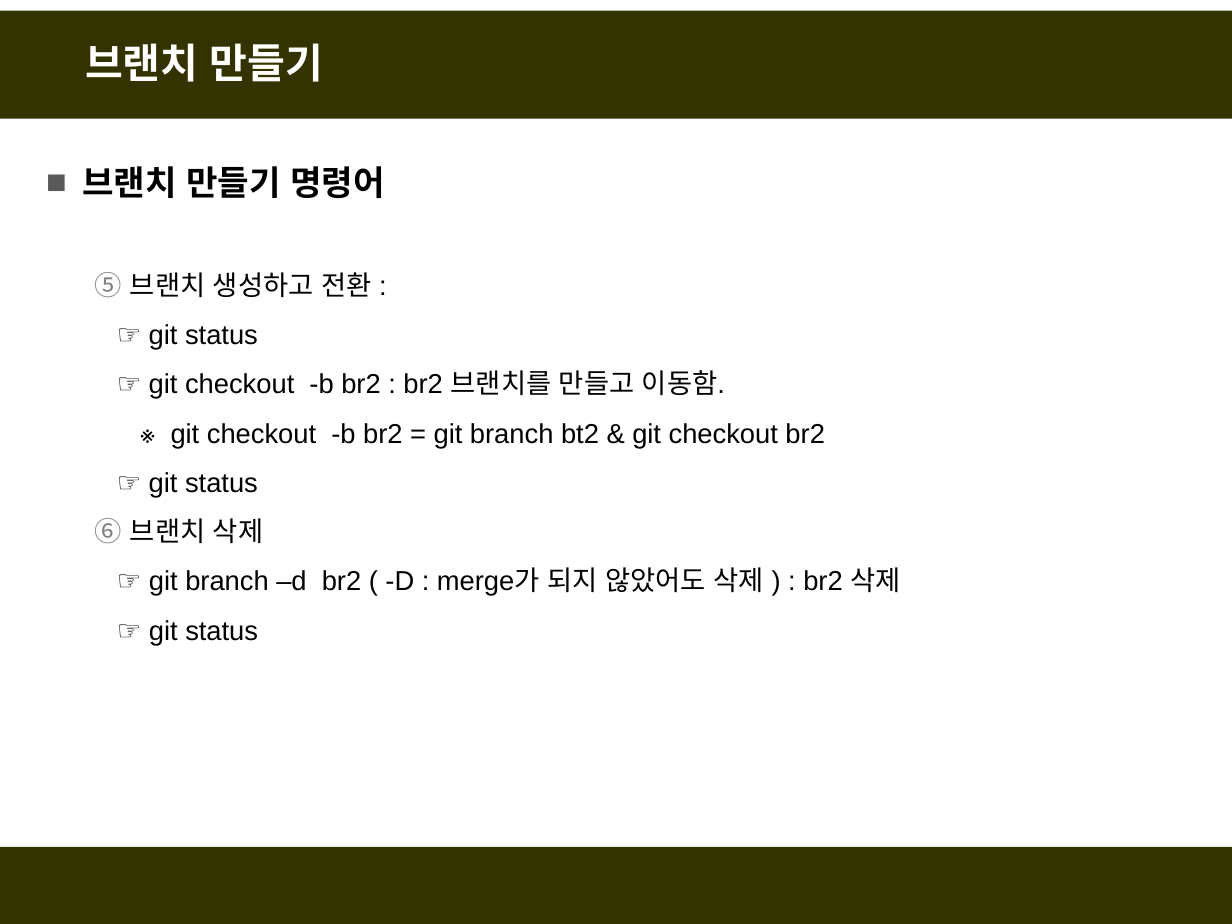
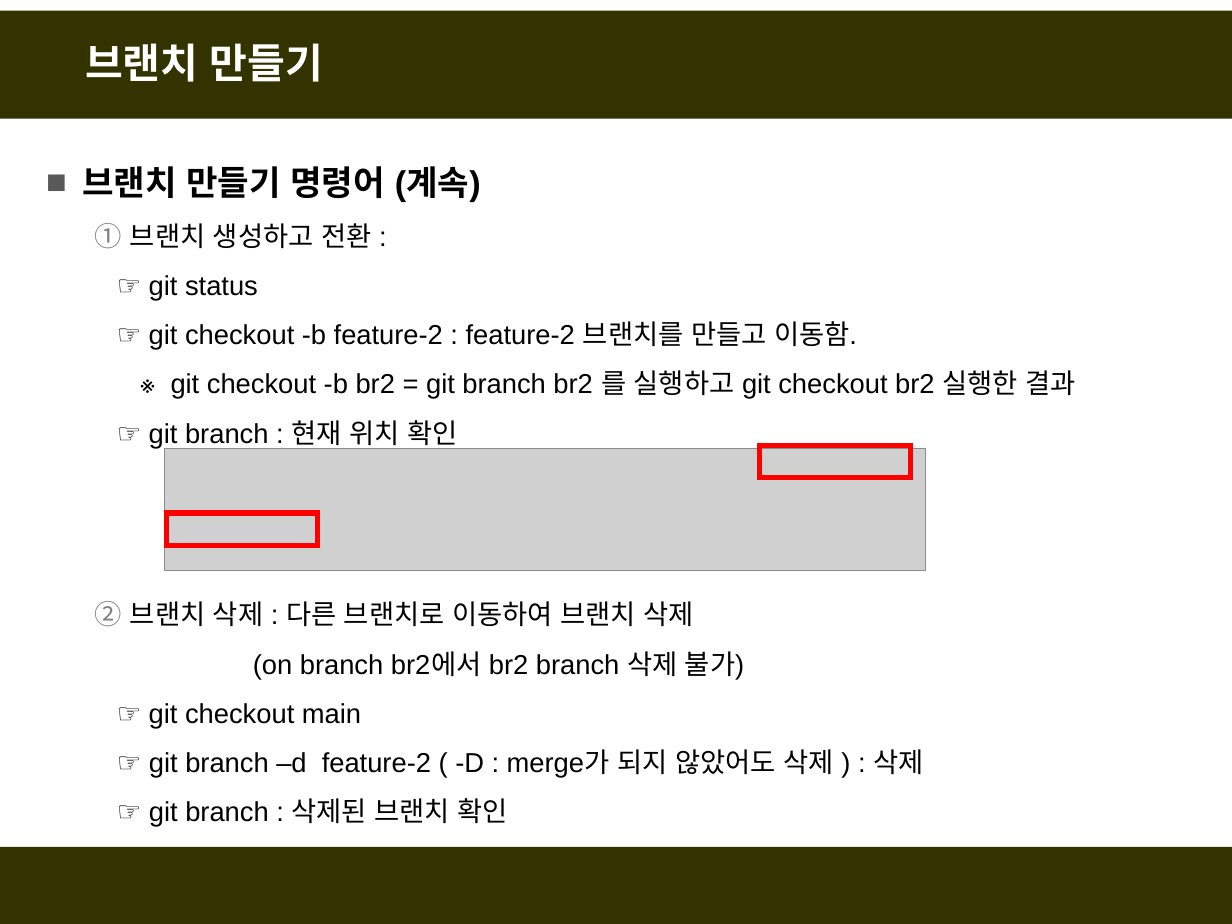
Before and after one commit to fasthill/github-lecture, a slide deck: slide 42 of git및github첫걸음.pptx (slide 26 before the commit). Drawn at 1232x924 pixels with LibreOffice and Linux fonts; fonts in the diff are those of the drawing; grey boxes stand for pictures. Boxes give left, top, right and bottom in pixels: in the first picture for what was removed or moved away, otherwise in the second. Text is boxed around its words. In the diff, an @@ line names an element or a change of style, - is before the commit and + after.

```diff
--- a/git및github첫걸음.pptx
+++ b/git및github첫걸음.pptx
@@ text at <box>82,166,481,202</box>: text changed @@
-■ 브랜치 만들기 명령어
+■ 브랜치 만들기 명령어 (계속)
@@ text at <box>130,321,1075,827</box>: text changed @@
-  ☞ git checkout -b br2 : br2 브랜치를 만들고 이동함.
-  ※ git checkout -b br2 = git branch bt2 & git checkout br2
-  ☞ git status
-  6. 브랜치 삭제
-  ☞ git branch –d br2 ( -D : merge가 되지 않았어도 삭제 ) : br2 삭제
-  ☞ git status
+  ☞ git checkout -b feature-2 : feature-2 브랜치를 만들고 이동함.
+  ※ git checkout -b br2 = git branch br2 를 실행하고 git checkout br2 실행한 결과
+  ☞ git branch : 현재 위치 확인
+  2. 브랜치 삭제 : 다른 브랜치로 이동하여 브랜치 삭제
+  (on branch br2에서 br2 branch 삭제 불가)
+  ☞ git checkout main
+  ☞ git branch –d feature-2 ( -D : merge가 되지 않았어도 삭제 ) : 삭제
+  ☞ git branch : 삭제된 브랜치 확인
@@ picture added at <box>165,448,926,570</box> @@
@@ rectangle added at <box>759,445,909,477</box>, outline #FF0000 3 pt @@
@@ rectangle added at <box>166,513,317,545</box>, outline #FF0000 3 pt @@
```
Also in this commit, not shown: 25 other slides changed, 19 slides added, 1 slide removed.
